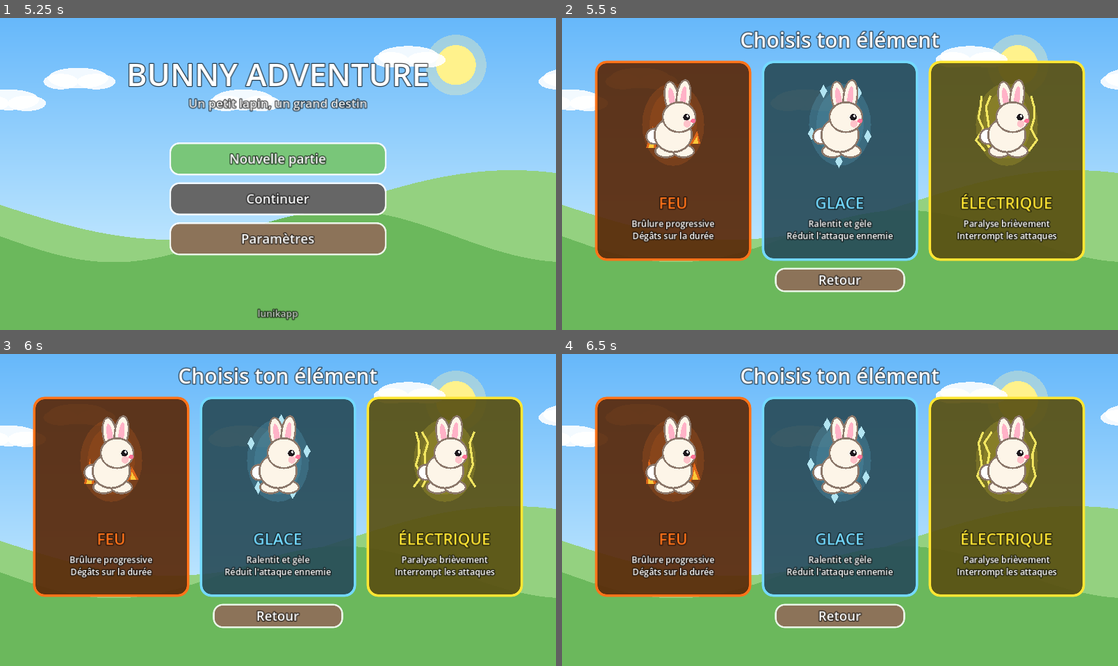
Above: before the commit, frames 1-4 (two rows, left to right).
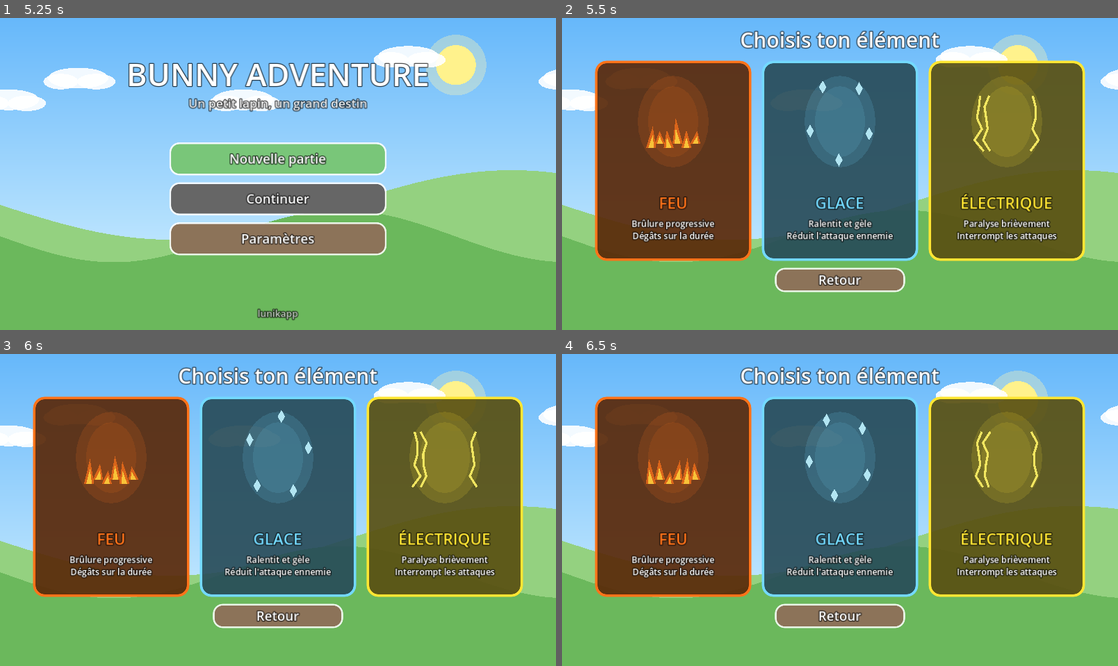
Above: after the commit, the same moments.

Repository: lunikjeu-commits/BunnyAdventure
Game: Godot game, scene res://scenes/main.tscn
Same seed, same stepped clock (60 frames per second), same inputs: the game is played once before the commit and once after it.
Inputs (mouse positions are in pixels of both pictures, inside the frame that each line leads up to):
- Up to frame 1 (5.25 s): tap Enter (ui_accept) at 0.5, 0.77, 1.07, 1.25, 2, 2.75, 3.77, 4.07, 4.25, 5 s; move the mouse to (400, 158) at 0.52 s; hold Right (ui_right) 0.53-1.25 s; click (400, 158) at 0.67 s; drag from (166, 189) to (250, 236) at 1.27 s; move the mouse to (333, 105) at 2.02 s; hold Left (ui_left) 2.03-2.75 s; drag from (250, 236) to (111, 127) at 2.77 s; move the mouse to (444, 220) at 3.52 s; hold Right (ui_right) 3.53-4.25 s; drag from (111, 127) to (194, 96) at 4.27 s; move the mouse to (305, 174) at 5.02 s; hold Right (ui_right) from 5.03 s (still down); click (305, 174) at 5.17 s
- Up to frame 2 (5.5 s): keep holding Right (ui_right)
- Up to frame 3 (6 s): release Right (ui_right) at 5.75 s; drag from (194, 432) to (166, 525) at 5.77 s
- Up to frame 4 (6.5 s): no input

Frame 1 is identical in both runs. In frame 2, 4.8% of the frame differs, in the area x 15-86%, y 19-49%; in frame 3, 4.8%; in frame 4, 4.8%, in the area x 15-86%, y 19-48%.

Commit message:
Add files via upload

Diff:
--- a/scripts/rabbit_gfx.gd
+++ b/scripts/rabbit_gfx.gd
@@ -1,25 +1,42 @@
 extends RefCounted
-# Dessin du lapin (3 stades, 3 éléments) partagé par le jeu et les menus.
+# Dessin du lapin : images animées (3 stades) + aura élémentaire.
 
 const Gfx = preload("res://scripts/gfx.gd")
 const GS = preload("res://scripts/game_state.gd")
+const Art = preload("res://scripts/art.gd")
 const SCALES := [0.85, 1.05, 1.3]
+const KS := [0.32, 0.40, 0.50]
 
 static func scale_for(stage: int) -> float:
 	return float(SCALES[clampi(stage - 1, 0, 2)])
 
-static func draw(ci: CanvasItem, origin: Vector2, facing: float, stage: int, t: float, bob: float, air: float, attack_t: float, element: String, zoom: float = 1.0) -> void:
+static func draw(ci: CanvasItem, origin: Vector2, facing: float, stage: int, t: float, bob: float, air: float, attack_t: float, element: String, zoom: float = 1.0, pose: String = "idle") -> void:
+	var k := float(KS[clampi(stage - 1, 0, 2)]) * zoom
 	var s := scale_for(stage) * zoom
-	ci.draw_set_transform(origin, 0.0, Vector2(facing * s, s))
-	var fur := Color(0.99, 0.96, 0.91)
-	var line := Color(0.55, 0.47, 0.42)
-	var pink := Color(1.0, 0.70, 0.78)
-	var ear_tilt := -air * 0.35
-
+	Art.shadow(ci, origin + Vector2(0.0, 2.0 * zoom), 46.0 * s, 9.0 * s, 0.28)
 	if element != "":
 		var c := GS.element_color(element)
-		Gfx.ell(ci, Vector2(0, -40), 42, 56, Color(c.r, c.g, c.b, 0.16))
-		Gfx.ell(ci, Vector2(0, -40), 32, 46, Color(c.r, c.g, c.b, 0.12))
+		ci.draw_set_transform(origin, 0.0, Vector2(facing * s, s))
+		Gfx.ell(ci, Vector2(0, -44), 48, 62, Color(c.r, c.g, c.b, 0.14))
+		Gfx.ell(ci, Vector2(0, -44), 34, 48, Color(c.r, c.g, c.b, 0.12))
+	var fr := 0
+	match pose:
+		"run":
+			fr = 2 + int(t * 12.0) % 4
+		"jump":
+			fr = 6
+		"fall":
+			fr = 7
+		"attack":
+			fr = 8
+		"hurt":
+			fr = 9
+		_:
+			fr = int(t * 2.2) % 2
+	ci.draw_set_transform(origin, 0.0, Vector2(facing, 1.0))
+	Art.frame(ci, "rabbit%d" % stage, fr, 5, 2, Rect2(Vector2(-150.0 * k, -300.0 * k), Vector2(320.0 * k, 320.0 * k)))
+	if element != "" or attack_t > 0.0:
+		ci.draw_set_transform(origin, 0.0, Vector2(facing * s, s))
 		match element:
 			"fire":
 				_fire(ci, t)
@@ -27,30 +44,9 @@
 				_ice(ci, t)
 			"electric":
 				_elec(ci, t)
-
-	Gfx.ell_o(ci, Vector2(-26, -24 - bob), 9, 9, Color(1, 1, 1), line)
-	Gfx.ell_o(ci, Vector2(-10, -4), 13, 7, fur, line)
-	Gfx.ell_o(ci, Vector2(14, -4), 13, 7, fur, line)
-	Gfx.ell_o(ci, Vector2(-2, -76 - bob), 8, 21, fur, line, 2.5, -0.15 + ear_tilt)
-	Gfx.ell(ci, Vector2(-2, -75 - bob), 4, 15, pink, -0.15 + ear_tilt)
-	Gfx.ell_o(ci, Vector2(14, -78 - bob), 8, 21, fur, line, 2.5, 0.12 + ear_tilt)
-	Gfx.ell(ci, Vector2(14, -77 - bob), 4, 15, pink, 0.12 + ear_tilt)
-	Gfx.ell_o(ci, Vector2(0, -26 - bob), 24, 22, fur, line)
-	Gfx.ell_o(ci, Vector2(8, -50 - bob), 21, 19, fur, line)
-	if stage >= 2:
-		ci.draw_colored_polygon(PackedVector2Array([
-			Vector2(0, -38 - bob), Vector2(20, -36 - bob),
-			Vector2(14, -27 - bob), Vector2(2, -29 - bob)]), Color(0.85, 0.2, 0.2))
-	if stage >= 3:
-		ci.draw_line(Vector2(-6, -61 - bob), Vector2(22, -62 - bob), Color(1.0, 0.8, 0.2), 5.0)
-	ci.draw_circle(Vector2(18, -50 - bob), 4.5, Color(0.12, 0.1, 0.12))
-	ci.draw_circle(Vector2(19.5, -51.5 - bob), 1.6, Color(1, 1, 1))
-	ci.draw_circle(Vector2(19, -41 - bob), 5.0, Color(1.0, 0.65, 0.72, 0.65))
-	Gfx.ell(ci, Vector2(27, -45 - bob), 3.5, 2.8, Color(1.0, 0.45, 0.6))
-	if attack_t > 0.0:
-		var k := 1.0 - attack_t / 0.25
-		ci.draw_arc(Vector2(30, -30 - bob), 30.0, -1.3 + k, 1.3 * k, 14, Color(1, 1, 1, 0.9), 6.0)
-		Gfx.ell_o(ci, Vector2(34.0 + 10.0 * k, -28 - bob), 9, 7, fur, line)
+		if attack_t > 0.0:
+			var a := 1.0 - attack_t / 0.25
+			ci.draw_arc(Vector2(52, -46), 36.0, -1.2 + a, 1.2 * a, 14, Color(1, 1, 1, 0.85), 6.0)
 	ci.draw_set_transform(Vector2.ZERO, 0.0, Vector2.ONE)
 
 static func _fire(ci: CanvasItem, t: float) -> void:
@@ -59,17 +55,17 @@
 		var h := 26.0 + sin(t * 11.0 + float(i) * 1.7) * 9.0
 		var base := -8.0 - float(i % 2) * 6.0
 		var tip := x + sin(t * 9.0 + float(i)) * 3.0
-		ci.draw_colored_polygon(PackedVector2Array([Vector2(x - 7, base), Vector2(tip, base - h), Vector2(x + 7, base)]), Color(1.0, 0.45, 0.1, 0.75))
-		ci.draw_colored_polygon(PackedVector2Array([Vector2(x - 4, base), Vector2(tip, base - h * 0.6), Vector2(x + 4, base)]), Color(1.0, 0.85, 0.25, 0.85))
+		ci.draw_colored_polygon(PackedVector2Array([Vector2(x - 7, base), Vector2(tip, base - h), Vector2(x + 7, base)]), Color(1.0, 0.45, 0.1, 0.7))
+		ci.draw_colored_polygon(PackedVector2Array([Vector2(x - 4, base), Vector2(tip, base - h * 0.6), Vector2(x + 4, base)]), Color(1.0, 0.85, 0.25, 0.8))
 
 static func _ice(ci: CanvasItem, t: float) -> void:
 	for i in 5:
 		var a := t * 1.4 + float(i) * TAU / 5.0
-		var p := Vector2(cos(a) * 40.0, -42.0 + sin(a) * 52.0)
+		var p := Vector2(cos(a) * 42.0, -46.0 + sin(a) * 54.0)
 		ci.draw_colored_polygon(PackedVector2Array([p + Vector2(0, -9), p + Vector2(5, 0), p + Vector2(0, 9), p + Vector2(-5, 0)]), Color(0.75, 0.95, 1.0, 0.9))
 
 static func _elec(ci: CanvasItem, t: float) -> void:
-	var xs := [-36.0, 36.0, -26.0]
+	var xs := [-38.0, 38.0, -28.0]
 	for k in 3:
 		var pts := PackedVector2Array()
 		var ph := floorf(t * 14.0) + float(k) * 7.0
